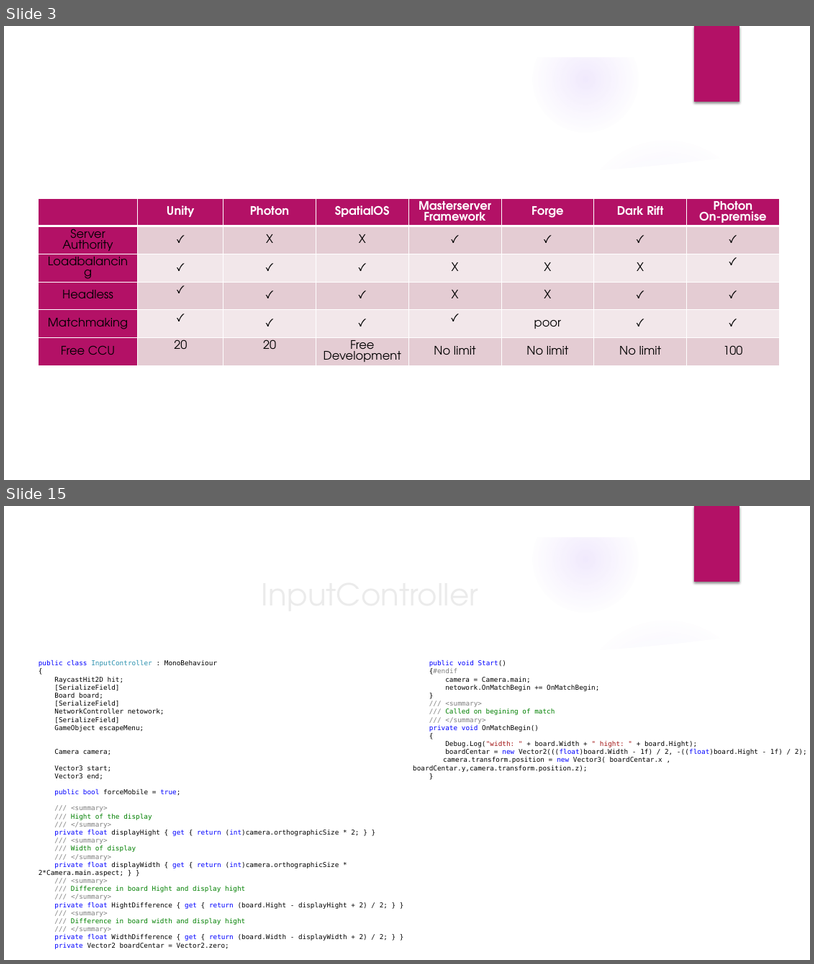
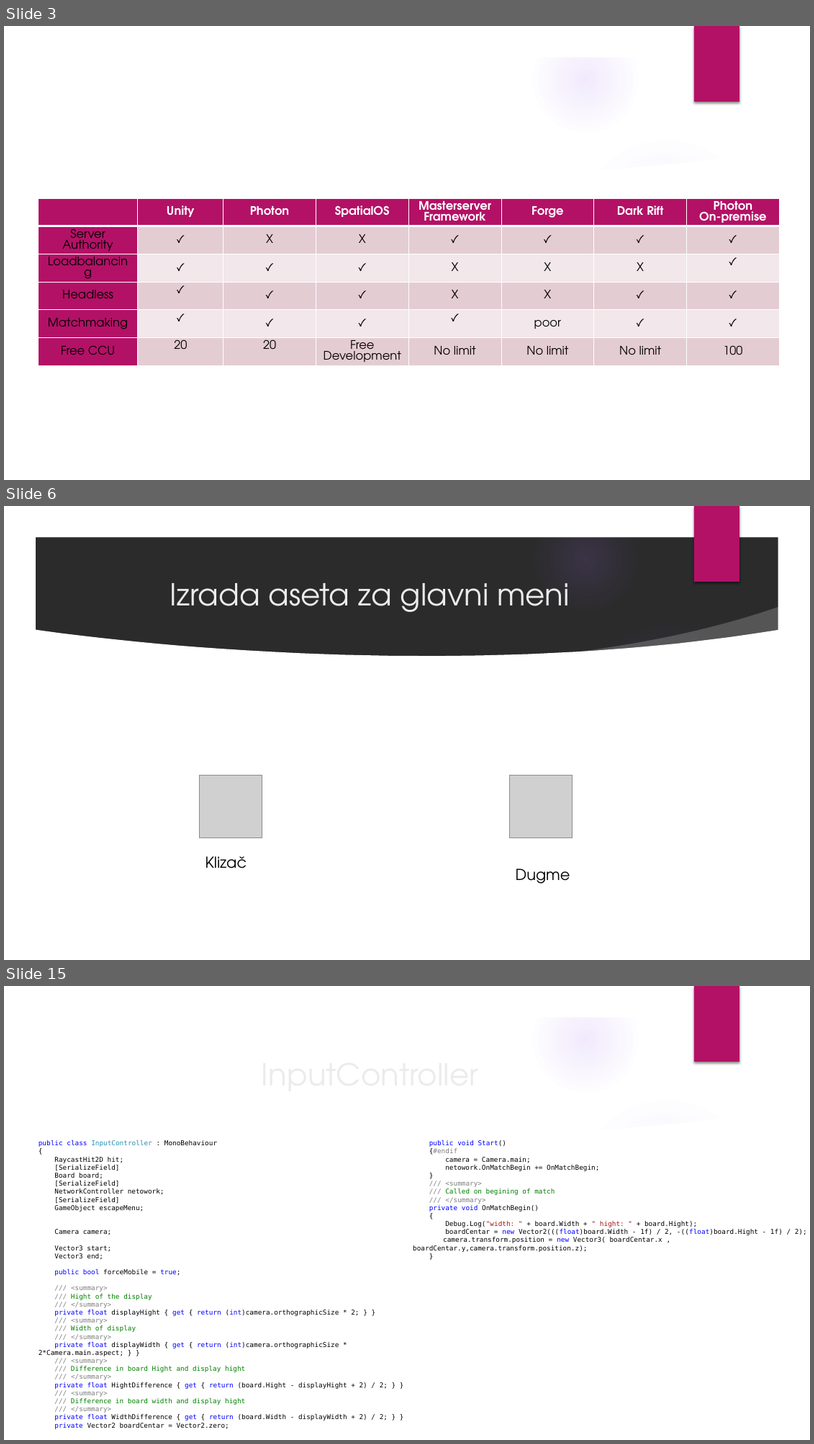
Before and after one commit to DavidManic/MineSweepersServer, a slide deck: Prezentacija.pptx. Shown one above the other, each under a label of ours: slides 3 and 15 before the commit, slides 3, 6 and 15 after it; the slides between them are not shown. The pictures are 814x964 and 814x1444 pixels, drawn with LibreOffice and Linux fonts; fonts in the diff are those of the drawing; grey boxes stand for pictures; background and template pictures are left out; a plain dark background stands for a picture behind light text. Boxes give left, top, right and bottom in pixels: in the first picture for what was removed or moved away, otherwise in the second. Text is boxed around its words. In the diff, an @@ line names an element or a change of style, - is before the commit and + after.

```diff
--- a/Prezentacija.pptx
+++ b/Prezentacija.pptx
@@ slide 6 added at (4,506,810,960), background picture (left out); not listed: 9 template elements that a slide beside it also shows @@
@@ title added at (170,583,570,612), 36 pt, text #EBEBEB @@
+Izrada aseta za glavni meni
@@ picture added at (199,775,262,837) @@
@@ picture added at (509,775,573,837) @@
@@ text added at (206,856,247,868), 18 pt, text #000000 @@
+Klizač
@@ text added at (516,868,571,883), 18 pt, text #000000 @@
+Dugme
```
Also in this commit, not shown: 4 slides changed, 12 other slides added, 14 slides removed, 1 other file.
